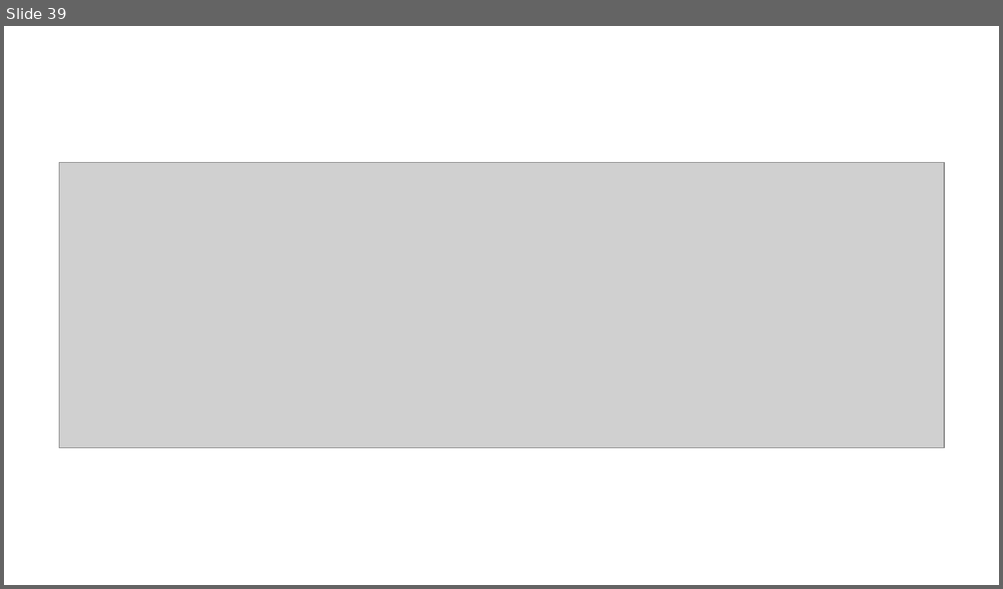
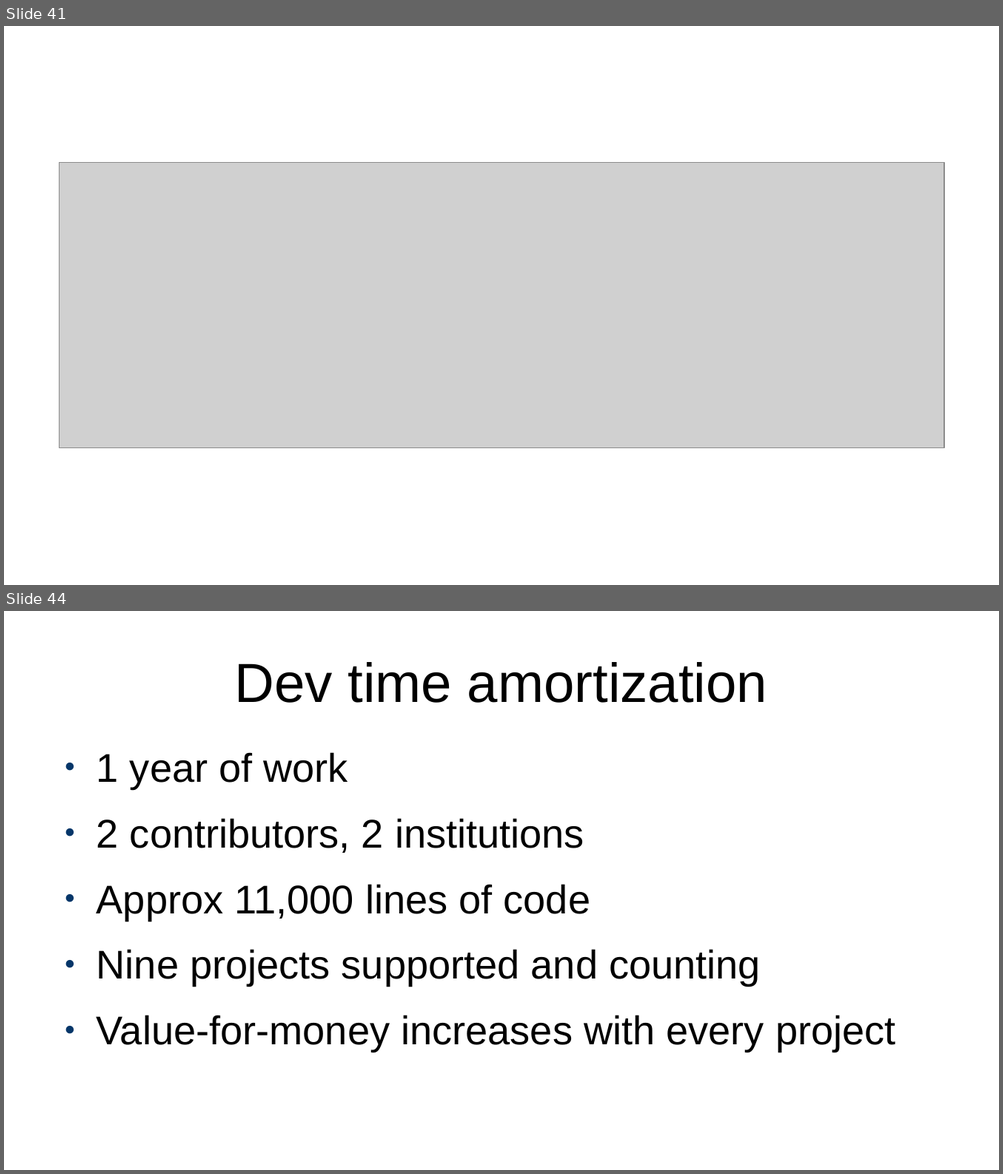
Before and after one commit to projectEndings/Endings, a slide deck: presentations/ubc2020/nineProjects.odp. Shown one above the other, each under a label of ours: slide 39 before the commit, slides 41 and 44 after it; the slides between them are not shown. The pictures are 1003x589 and 1003x1174 pixels, drawn with LibreOffice and Linux fonts; fonts in the diff are those of the drawing; grey boxes stand for pictures. Boxes give left, top, right and bottom in pixels: in the first picture for what was removed or moved away, otherwise in the second. Text is boxed around its words. In the diff, an @@ line names an element or a change of style, - is before the commit and + after.

```diff
--- a/presentations/ubc2020/nineProjects.odp
+++ b/presentations/ubc2020/nineProjects.odp
@@ slide 44 added at (4, 611, 999, 1170), background #FFFFFF @@
@@ title added at (234, 662, 768, 703), 44 pt, text #000000 @@
+Dev time amortization
@@ text added at (96, 752, 896, 1052), 32 pt, text #000000 @@
+● 1 year of work
+● 2 contributors, 2 institutions
+● Approx 11,000 lines of code
+● Nine projects supported and counting
+● Value-for-money increases with every project
@@ what was slide 39 is now slide 41 @@
```
Also in this commit, not shown: 21 slides changed, 5 other slides added, 1 slide removed, 1 other file.
